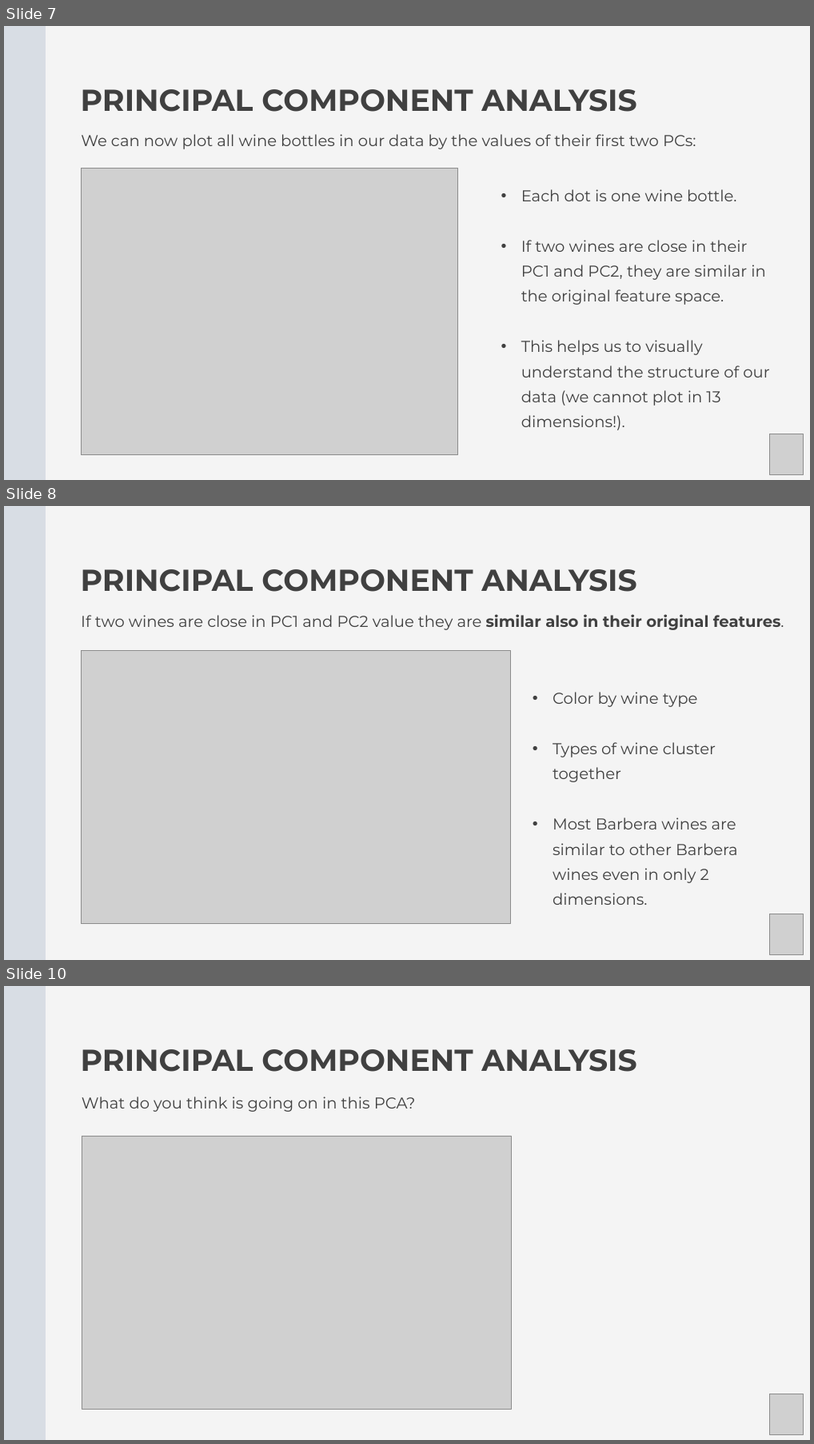
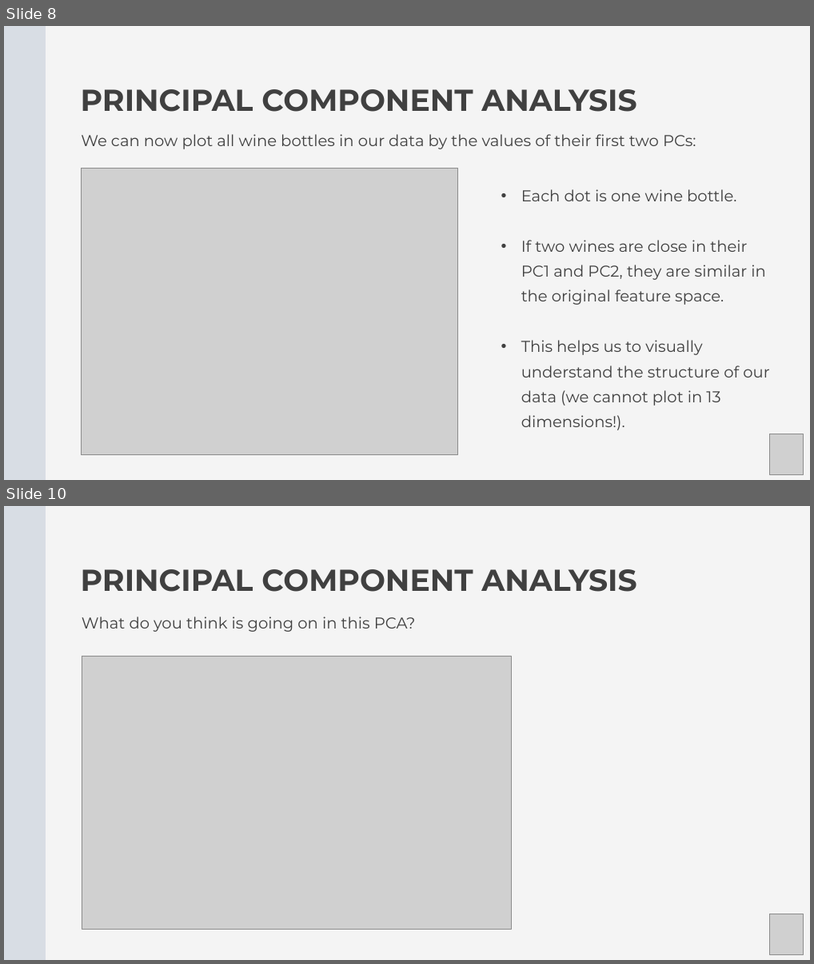
Before and after one commit to Center-for-Health-Data-Science/Foundations-of-Health-Data-Science, a slide deck: Slides/FHDS_Exploratory_Data_Analysis_Part2.pptx. Shown one above the other, each under a label of ours: slides 7, 8 and 10 before the commit, slides 8 and 10 after it; the slides between them are not shown. The pictures are 814x1444 and 814x964 pixels, drawn with LibreOffice and Linux fonts; fonts in the diff are those of the drawing; grey boxes stand for pictures. Boxes give left, top, right and bottom in pixels: in the first picture for what was removed or moved away, otherwise in the second. Text is boxed around its words. In the diff, an @@ line names an element or a change of style, - is before the commit and + after.

```diff
--- a/Slides/FHDS_Exploratory_Data_Analysis_Part2.pptx
+++ b/Slides/FHDS_Exploratory_Data_Analysis_Part2.pptx
@@ slide 8 removed at (x1=4, y1=506, x2=810, y2=960), background #F4F4F4 @@
@@ freeform shape removed at (x1=4, y1=506, x2=46, y2=960) @@
@@ text removed at (x1=81, y1=569, x2=637, y2=592) @@
-PRINCIPAL COMPONENT ANALYSIS
@@ text removed at (x1=81, y1=614, x2=785, y2=630) @@
-If two wines are close in PC1 and PC2 value they are similar also in their original features.
@@ picture removed at (x1=81, y1=650, x2=511, y2=924) @@
@@ text removed at (x1=553, y1=692, x2=738, y2=904) @@
-• Color by wine type
-• Types of wine cluster together
-• Most Barbera wines are similar to other Barbera wines even in only 2 dimensions.
@@ picture removed at (x1=770, y1=914, x2=803, y2=954) @@
@@ what was slide 7 is now slide 8 @@
```
Also in this commit, not shown: 4 slides changed, 3 slides added, 6 other slides removed, 2 other files.
